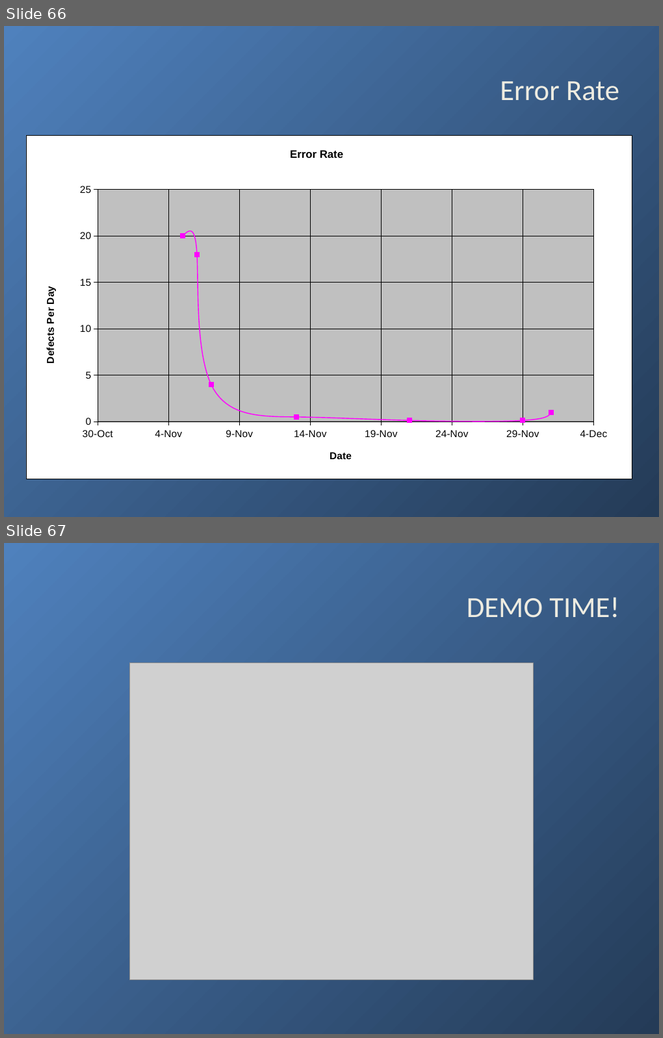
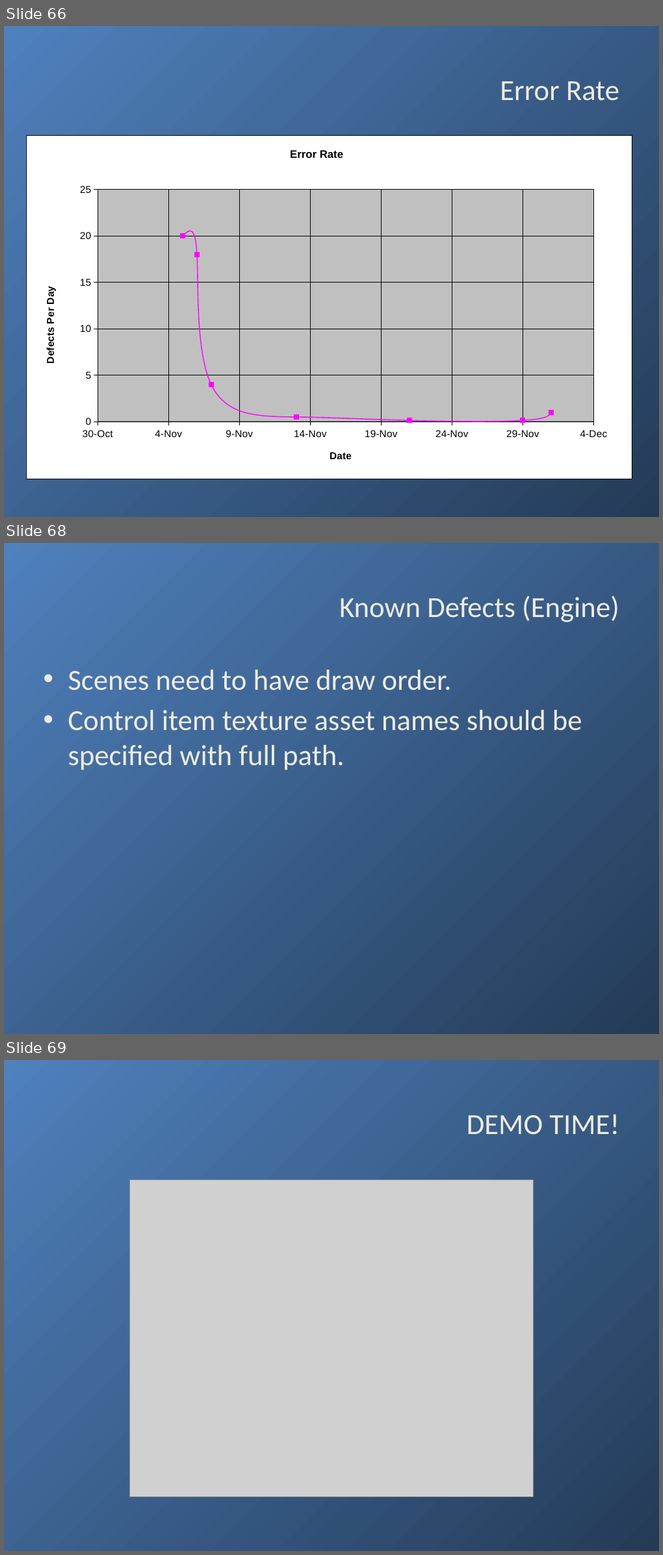
Before and after one commit to yeznasni/rubiks-cube-challenge, a slide deck: documentation/RCPres.pptx. Shown one above the other, each under a label of ours: slides 66 and 67 before the commit, slides 66, 68 and 69 after it; the slides between them are not shown. The pictures are 663x1038 and 663x1555 pixels, drawn with LibreOffice and Linux fonts; fonts in the diff are those of the drawing; grey boxes stand for pictures; background and template pictures are left out. Boxes give left, top, right and bottom in pixels: in the first picture for what was removed or moved away, otherwise in the second. Text is boxed around its words. In the diff, an @@ line names an element or a change of style, - is before the commit and + after.

```diff
--- a/documentation/RCPres.pptx
+++ b/documentation/RCPres.pptx
@@ slide 68 added at bbox=[4, 543, 659, 1034], background gradient #4F81BD to #395C87 @@
@@ title added at bbox=[339, 596, 620, 622], 32 pt, text #EEECE1 @@
+Known Defects (Engine)
@@ text added at bbox=[68, 670, 582, 770], 32 pt, text #EEECE1 @@
+• Scenes need to have draw order.
+• Control item texture asset names should be specified with full path.
@@ what was slide 67 is now slide 69 @@
```
Also in this commit, not shown: 1 other slide added.
